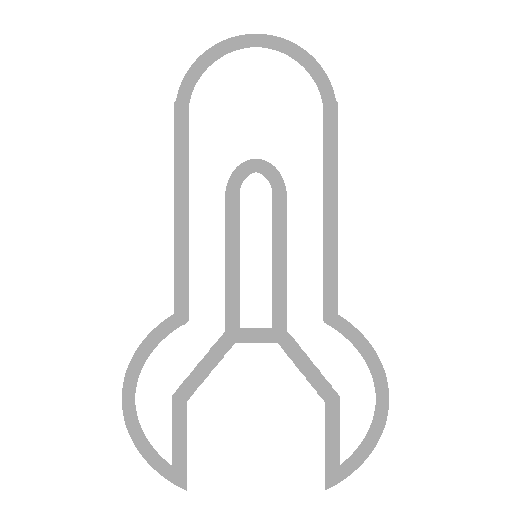
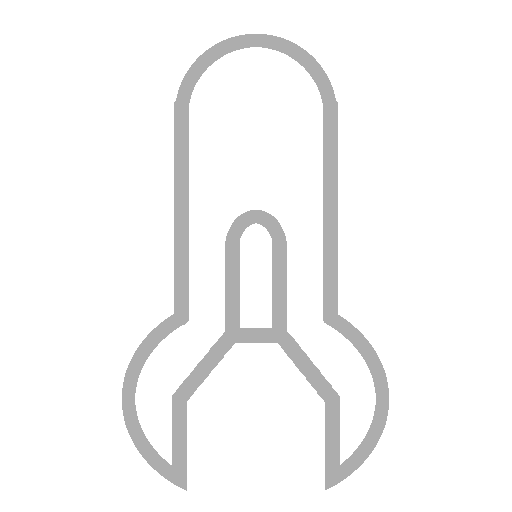
Layer changes from the first 512×512 image to the second:
painted on "Layer #2" over 225, 159, 287, 241
